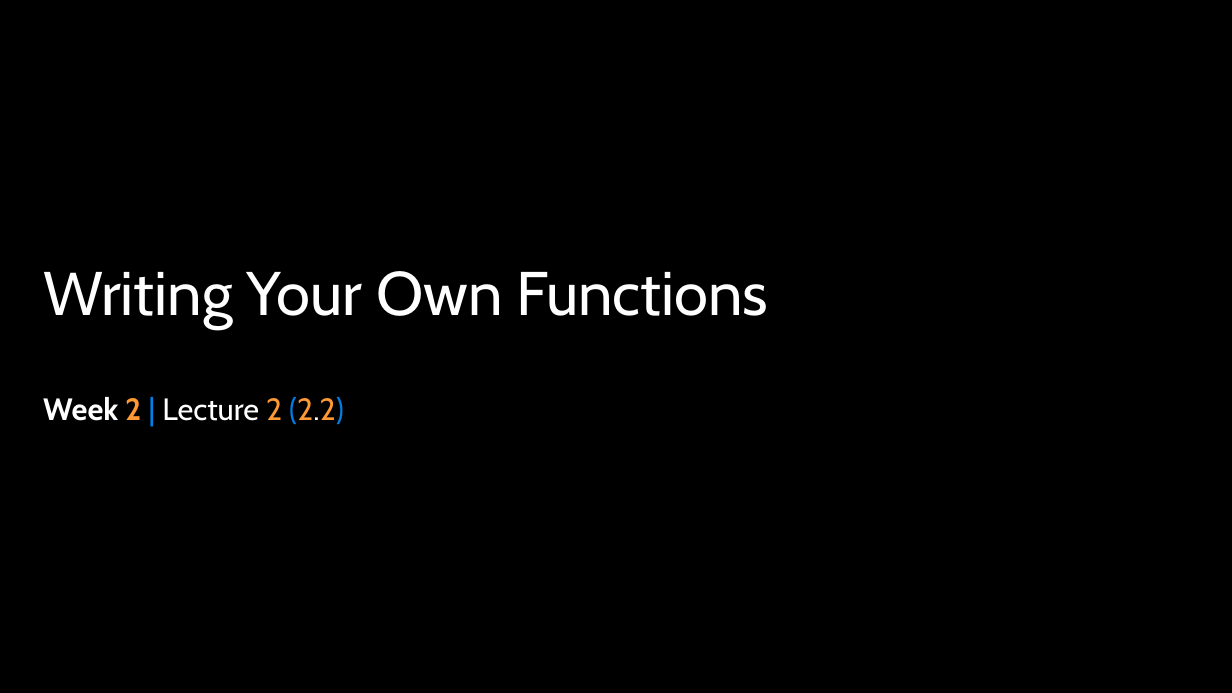
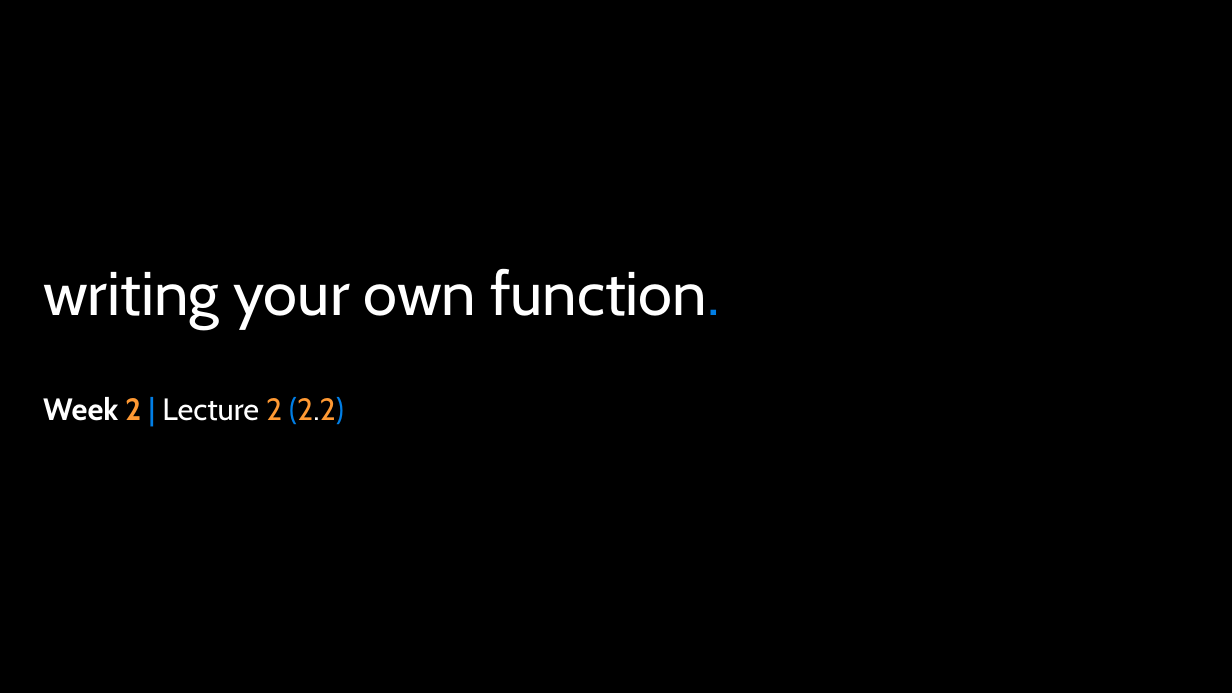
Before and after one commit to APS106/APS106-winter-2022-material, a slide deck: slide 36 of lectures/week2/lecture2/slides/week2_lecture2.pptx (slide 38 before the commit). Drawn at 1232x693 pixels with LibreOffice and Linux fonts; fonts in the diff are those of the drawing; background and template pictures are left out. Boxes give left, top, right and bottom in pixels: in the first picture for what was removed or moved away, otherwise in the second. Text is boxed around its words. In the diff, an @@ line names an element or a change of style, - is before the commit and + after.

```diff
--- a/lectures/week2/lecture2/slides/week2_lecture2.pptx
+++ b/lectures/week2/lecture2/slides/week2_lecture2.pptx
@@ title at [43, 268, 720, 329]: text changed @@
-Writing Your Own Functions
+writing your own function.
```
Also in this commit, not shown: 4 other slides changed, 1 slide added, 3 slides removed, 4 other files.
